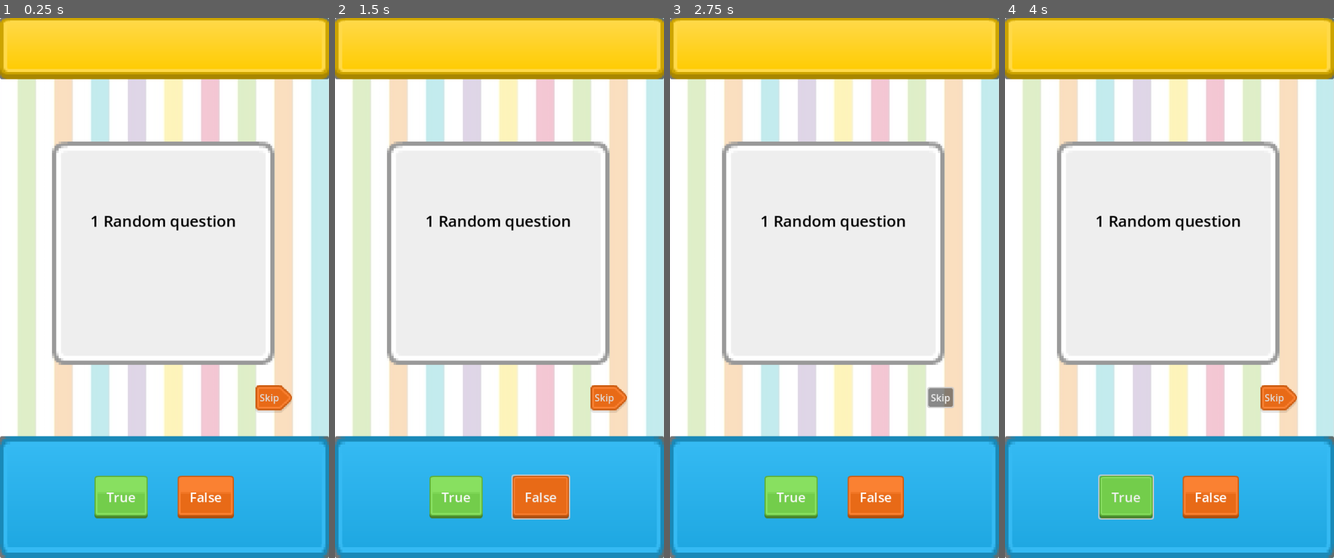
Above: before the commit, frames 1-4 (left to right).
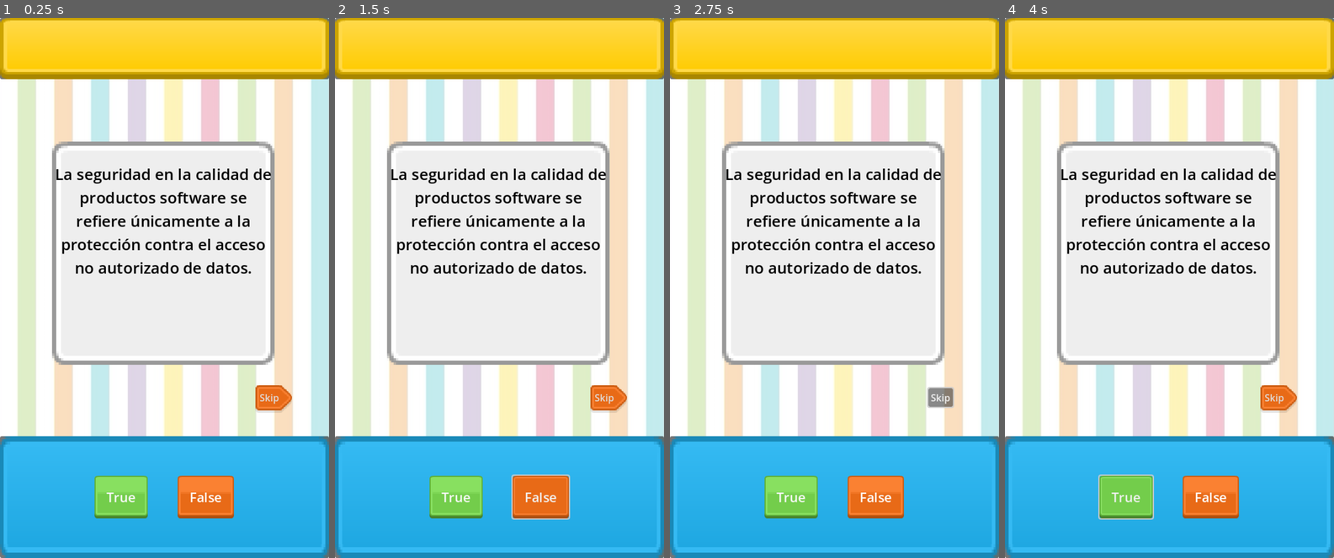
Above: after the commit, the same moments.

Repository: gus0117/godot-true-or-false-game
Game: Godot game, scene res://Scenes/ui_true_or_false.tscn
Two runs of this game, one before a commit and one after it. Both use one fixed random seed, a clock stepped at 60 frames per second and the inputs below.
Inputs:
- Up to frame 1 (0.25 s): no input
- Up to frame 2 (1.5 s): click "True" at 0.5 s; click "False" at 1.25 s
- Up to frame 3 (2.75 s): click "Skip" at 2 s
- Up to frame 4 (4 s): click "Skip" at 2.75 s; click "True" at 3.5 s

The runs differ from the first frame. In frame 1, 2.9% of the frame differs, in the area x 17-83%, y 27-48%; in frame 2, 2.9%; in frame 3, 2.9%; in frame 4, 2.9%.

Commit message:
Add logic to show questions and answer

Diff:
--- a/Data/data.json
+++ b/Data/data.json
@@ -1,14 +1,62 @@
 [
 	{
-		"question": "1 Random question",
+		"id": 0,
+		"question": "La seguridad en la calidad de productos software se refiere únicamente a la protección contra el acceso no autorizado de datos.",
+		"answer": false
+	},
+	{
+		"id": 1,
+		"question": "La confidencialidad es la capacidad de protección contra el acceso de datos e información no autorizados.",
 		"answer": true
 	},
 	{
-		"question": "2 Random question",
+		"id": 2,
+		"question": "La integridad se refiere a la capacidad de prevenir accesos o modificaciones no autorizados a datos o programas de computadora.",
+		"answer": true
+	},
+	{
+		"id": 3,
+		"question": "La no repudio implica la capacidad de demostrar acciones o eventos que no pueden ser refutados posteriormente.",
+		"answer": true
+	},
+	{
+		"id": 4,
+		"question": "La responsabilidad se refiere a la capacidad de rastrear las acciones de una entidad de forma inequívoca.",
+		"answer": true
+	},
+	{
+		"id": 5,
+		"question": "La autenticidad es la capacidad de demostrar la identidad de un sujeto o un recurso.",
+		"answer": true
+	},
+	{
+		"id": 6,
+		"question": "La compatibilidad se subdivide en coexistencia e interoperabilidad.",
+		"answer": true
+	},
+	{
+		"id": 7,
+		"question": "La interoperabilidad es la capacidad del producto para coexistir con otro software independiente en un entorno común.",
 		"answer": false
 	},
 	{
-		"question": "3 Random question",
+		"id": 8,
+		"question": "La modularidad es la capacidad de un sistema o programa de computadora para permitir que un cambio en un componente tenga un impacto mínimo en los demás.",
 		"answer": true
+	},
+	{
+		"id": 9,
+		"question": "La reusabilidad se refiere a la capacidad de un activo de ser utilizado solo en un sistema de software.",
+		"answer": false
+	},
+	{
+		"id": 10,
+		"question": "La capacidad para ser analizado es la facilidad con la que se pueden establecer criterios de prueba para un sistema o componente.",
+		"answer": false
+	},
+	{
+		"id": 11,
+		"question": "La portabilidad se refiere únicamente a la transferencia de un producto de un entorno hardware a otro.",
+		"answer": false
 	}
 ]
--- a/Scenes/ui_true_or_false.tscn
+++ b/Scenes/ui_true_or_false.tscn
@@ -9,6 +9,7 @@
 [ext_resource type="PackedScene" uid="uid://bqjrh7vfh5hgs" path="res://Scenes/timer.tscn" id="5_wkh5a"]
 [ext_resource type="Texture2D" uid="uid://p2abyma3qxoo" path="res://Assets/Buttons/True/green_button09.png" id="6_8qdf8"]
 [ext_resource type="Texture2D" uid="uid://n7tn7643imta" path="res://Assets/Buttons/True/green_button08.png" id="6_ycn3p"]
+[ext_resource type="Script" path="res://Scripts/answer_component.gd" id="7_8gdgl"]
 [ext_resource type="Texture2D" uid="uid://c8oj7h3p5d0io" path="res://Assets/Buttons/Options/red_sliderRight.png" id="7_wxk51"]
 [ext_resource type="Texture2D" uid="uid://c1kp8tf5pe1mm" path="res://Assets/Buttons/False/red_button04.png" id="8_01c8x"]
 [ext_resource type="Texture2D" uid="uid://chy4yhpfh30v8" path="res://Assets/Buttons/False/red_button06.png" id="9_2g5vg"]
@@ -164,7 +165,7 @@
 theme_override_styles/normal = SubResource("StyleBoxTexture_dpwnb")
 text = "Skip"
 
-[node name="BotPanel" type="PanelContainer" parent="."]
+[node name="AnswerComponent" type="PanelContainer" parent="."]
 layout_mode = 1
 anchors_preset = -1
 anchor_top = 0.774
@@ -173,17 +174,18 @@
 offset_top = 0.399963
 grow_horizontal = 2
 grow_vertical = 0
-
-[node name="Bg" type="TextureRect" parent="BotPanel"]
+script = ExtResource("7_8gdgl")
+
+[node name="Bg" type="TextureRect" parent="AnswerComponent"]
 layout_mode = 2
 texture = ExtResource("4_peef8")
 
-[node name="ButtonsContainer" type="HBoxContainer" parent="BotPanel"]
+[node name="ButtonsContainer" type="HBoxContainer" parent="AnswerComponent"]
 layout_mode = 2
 theme_override_constants/separation = 50
 alignment = 1
 
-[node name="TrueBtn" type="Button" parent="BotPanel/ButtonsContainer"]
+[node name="TrueBtn" type="Button" parent="AnswerComponent/ButtonsContainer"]
 layout_mode = 2
 size_flags_horizontal = 0
 size_flags_vertical = 4
@@ -194,7 +196,7 @@
 theme_override_styles/pressed = SubResource("StyleBoxTexture_pv66g")
 text = "True"
 
-[node name="FalseBtn" type="Button" parent="BotPanel/ButtonsContainer"]
+[node name="FalseBtn" type="Button" parent="AnswerComponent/ButtonsContainer"]
 layout_mode = 2
 size_flags_horizontal = 0
 size_flags_vertical = 4
@@ -217,4 +219,6 @@
 
 [node name="GameManager" parent="." groups=["GameManager"] instance=ExtResource("16_p7mu5")]
 
+[connection signal="pressed" from="AnswerComponent/ButtonsContainer/TrueBtn" to="AnswerComponent" method="_on_true_btn_pressed"]
+[connection signal="pressed" from="AnswerComponent/ButtonsContainer/FalseBtn" to="AnswerComponent" method="_on_false_btn_pressed"]
 [connection signal="on_update_question" from="QuestionManager" to="QuestionComponent" method="_on_question_manager_on_update_question"]
--- a/Scripts/Managers/GameManager.gd
+++ b/Scripts/Managers/GameManager.gd
@@ -1,15 +1,20 @@
 extends Node
+class_name GameManager
 
 var points: int = 0
 var amountQuestion: int = 0
 var questionCount: int = 1
 
+#Signals
+signal on_points_updated(p : int)
+
 func _ready():
-	var qm: QuestionManager = get_tree().get_nodes_in_group("QuestionManager")[0]
+	var qm: QuestionManager = get_tree().get_first_node_in_group("QuestionManager")
 	qm.on_update_index.connect(AddQuestionCount)
 
-func AddPoints(value: int) -> void:
+func SetPoints(value: int) -> void:
 	points += value
+	on_points_updated.emit(points)
 
 func SetAmountQuestions(value: int) -> void:
 	amountQuestion = value
--- a/Scripts/Managers/QuestionManager.gd
+++ b/Scripts/Managers/QuestionManager.gd
@@ -1,6 +1,7 @@
 extends Node
 
 class_name QuestionManager
+
 # Variables
 var currentQuestion : Question :
 	get:
@@ -14,13 +15,30 @@
 signal on_update_question(quest: String) #emit when current question was updated
 signal on_update_index #emit when index was updated
 
+#References
+var gameManager : GameManager
+
 func _ready():
 	questionList = QLManager.get_questions()
 	getNextQuestion()
+	gameManager = get_tree().get_first_node_in_group("GameManager")
 
+#Register the player answer
 func savePlayerAnswer(ans: Question.Answer) -> void:
-	currentQuestion.playerAnswer = ans
-	pass
+	var i = questionList.find(currentQuestion) #find index from array
+	if i >= 0:
+		questionList[i].playerAnswer = ans
+		gameManager.SetPoints(checkPlayerAnswer(ans))
+	#Pass question anyway
+	#getNextQuestion()
+
+func checkPlayerAnswer(ans: Question.Answer) -> int:
+	if ans == boolToAnswer(currentQuestion.answer):
+		return 1
+	return -1
+
+func boolToAnswer(ans: bool) -> Question.Answer:
+	return Question.Answer.TRUE if ans == true else Question.Answer.FALSE
 
 func getNextQuestion() -> Question:
 	var currentQuestion = Question.new()
--- /dev/null
+++ b/Scripts/answer_component.gd
@@ -0,0 +1,19 @@
+extends PanelContainer
+
+class_name AnswerComponent
+
+var questionManager : QuestionManager
+
+func _ready():
+	questionManager = get_tree().get_first_node_in_group("QuestionManager")
+
+func SendAnswer(value: bool) -> void:
+	var ans : Question.Answer = Question.Answer.TRUE if value else Question.Answer.FALSE
+	questionManager.savePlayerAnswer(ans)
+
+func _on_true_btn_pressed():
+	SendAnswer(true)
+
+
+func _on_false_btn_pressed():
+	SendAnswer(false)
Not shown: 1 places in Scenes/ui_true_or_false.tscn that only renumber resources
